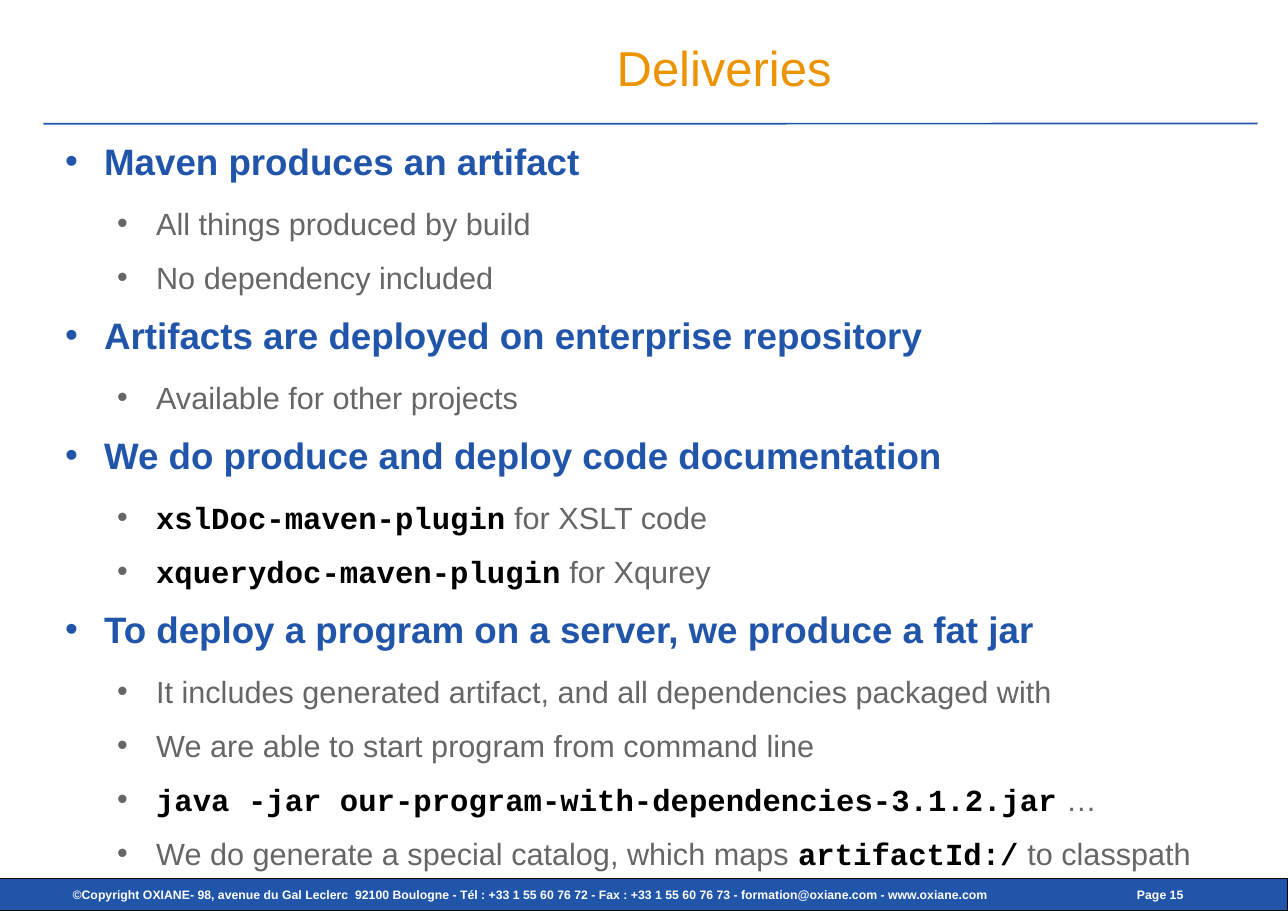
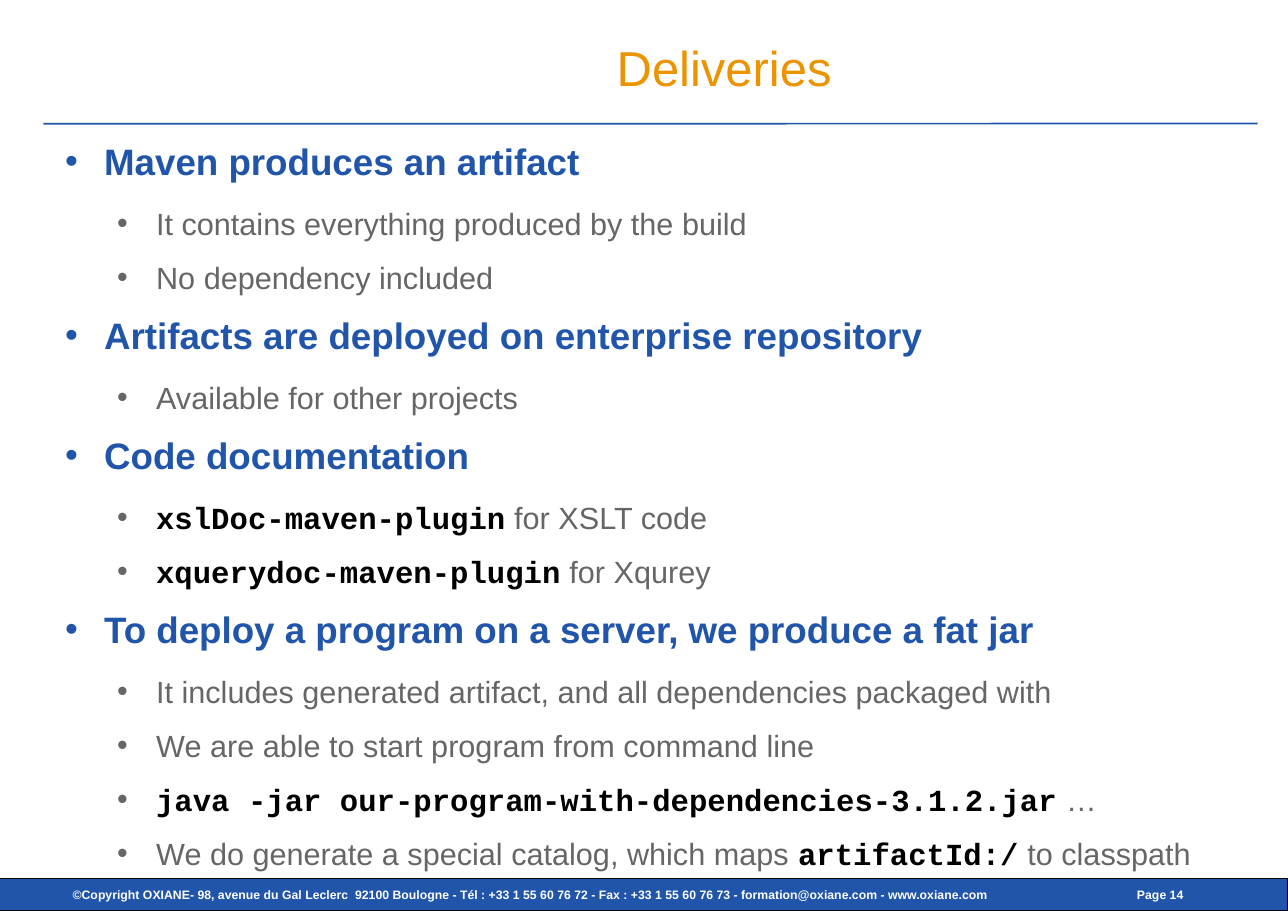
Before and after one commit to cmarchand/xmlprague-demo, a slide deck: slide 14 of src/site/slides_2.odp (slide 15 before the commit). Drawn at 1288x911 pixels with LibreOffice and Linux fonts; fonts in the diff are those of the drawing; background and template pictures are left out. Boxes give left, top, right and bottom in pixels: in the first picture for what was removed or moved away, otherwise in the second. Text is boxed around its words. In the diff, an @@ line names an element or a change of style, - is before the commit and + after.

```diff
--- a/src/site/slides_2.odp
+++ b/src/site/slides_2.odp
@@ text at box(156, 213, 747, 241): text changed @@
-  • All things produced by build
+  • It contains everything produced by the build
@@ text at box(104, 442, 469, 470): text changed @@
-• We do produce and deploy code documentation
+• Code documentation
@@ page number at box(1137, 890, 1184, 902): text changed @@
-Page 15
+Page 14
```
Also in this commit, not shown: 9 other slides changed, 1 slide removed, 6 other files.
